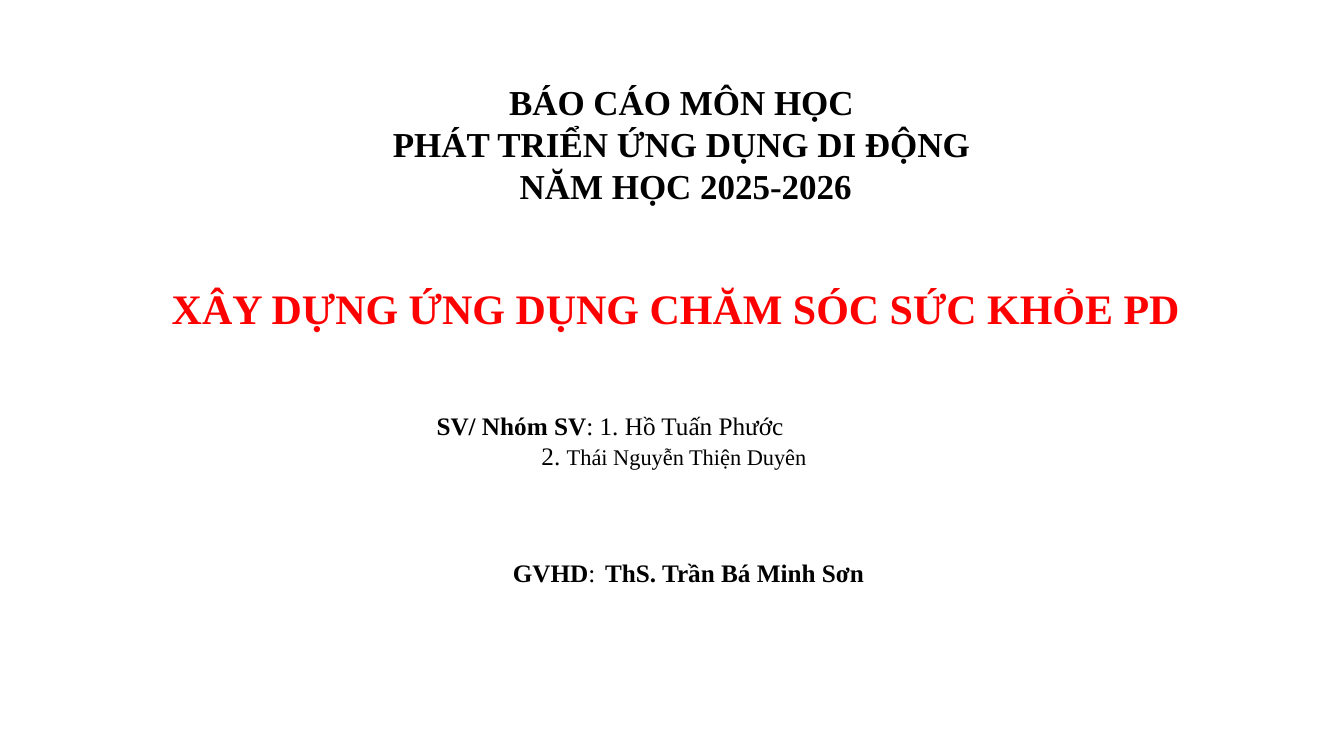
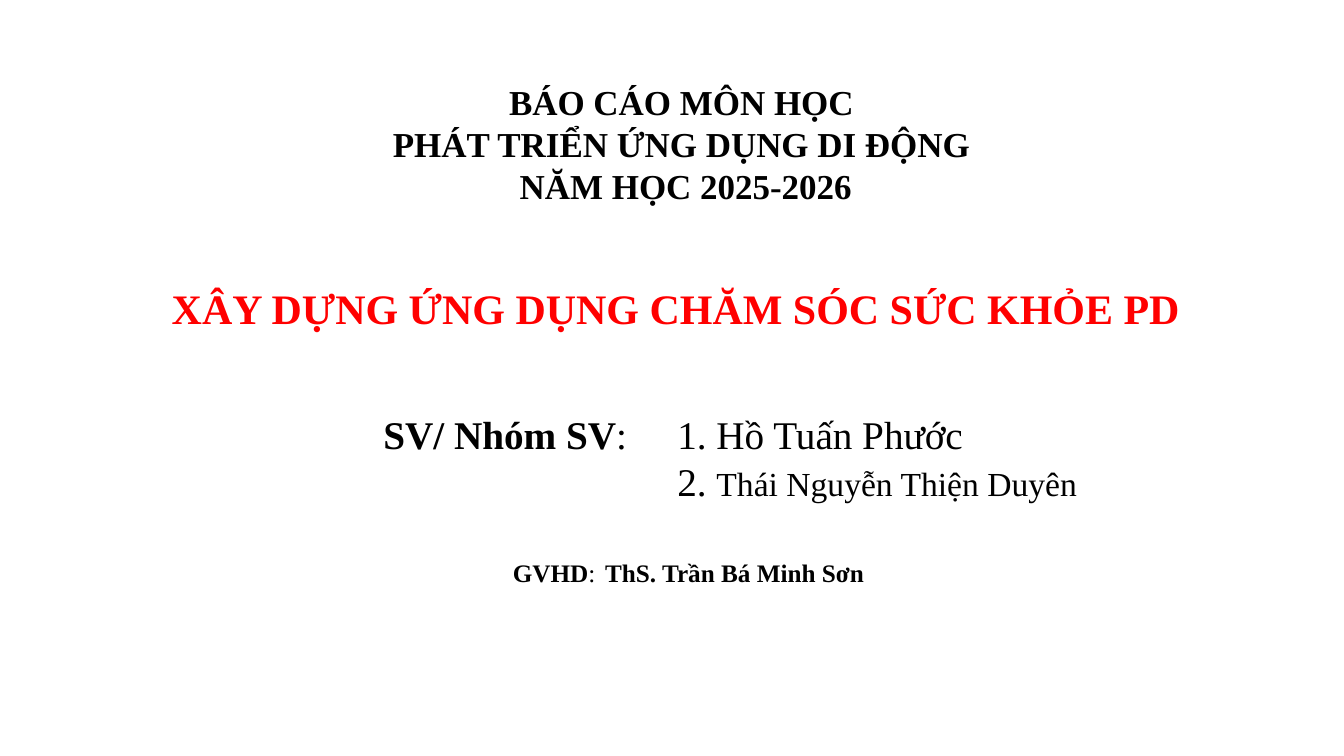
Before and after one commit to hophuoc4so9/HealthcareAppPD, a slide deck: slide 1 of Nhom 09_De tai 1_Xay dung ung dung cham soc suc khoe PD_PTUDDD.pptx. Drawn at 1344x756 pixels with LibreOffice and Linux fonts; fonts in the diff are those of the drawing. Boxes give left, top, right and bottom in pixels: in the first picture for what was removed or moved away, otherwise in the second. Text is boxed around its words. In the diff, an @@ line names an element or a change of style, - is before the commit and + after.

```diff
--- a/Nhom 09_De tai 1_Xay dung ung dung cham soc suc khoe PD_PTUDDD.pptx
+++ b/Nhom 09_De tai 1_Xay dung ung dung cham soc suc khoe PD_PTUDDD.pptx
@@ text "SV/ Nhóm SV: 1. Hồ ...": place and size @@
-text "SV/ Nhóm SV: 1. Hồ ..." at (437, 416, 807, 470)
+text "SV/ Nhóm SV: 1. Hồ ..." at (383, 420, 1077, 502)
@@ text "SV/ Nhóm SV: 1. Hồ ..." at (383, 420, 1077, 502): size 18 to 28 pt in "SV/ Nhóm SV: 1. Hồ Tuấn Phước", "2."; size 16 to 24 pt in "Thái Nguyễn Thiện Duyên" @@
```
Also in this commit, not shown: 19 other files.
